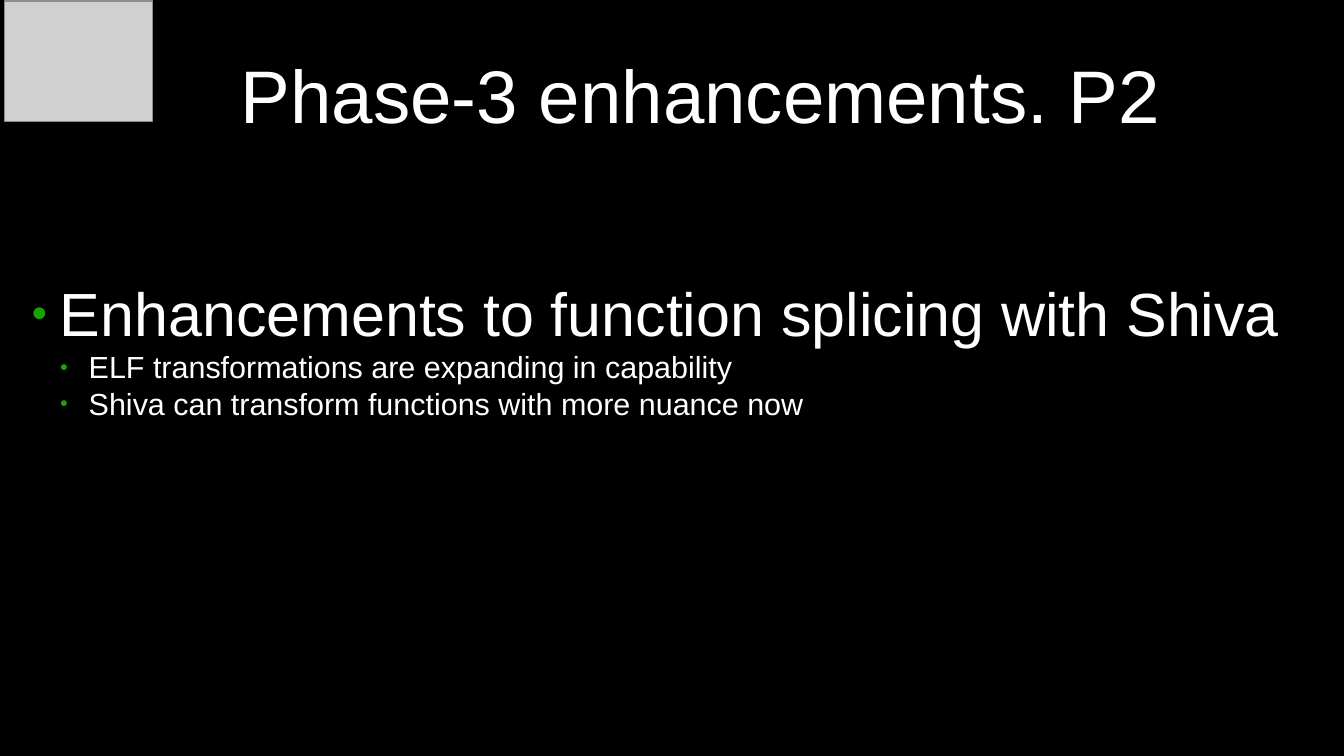
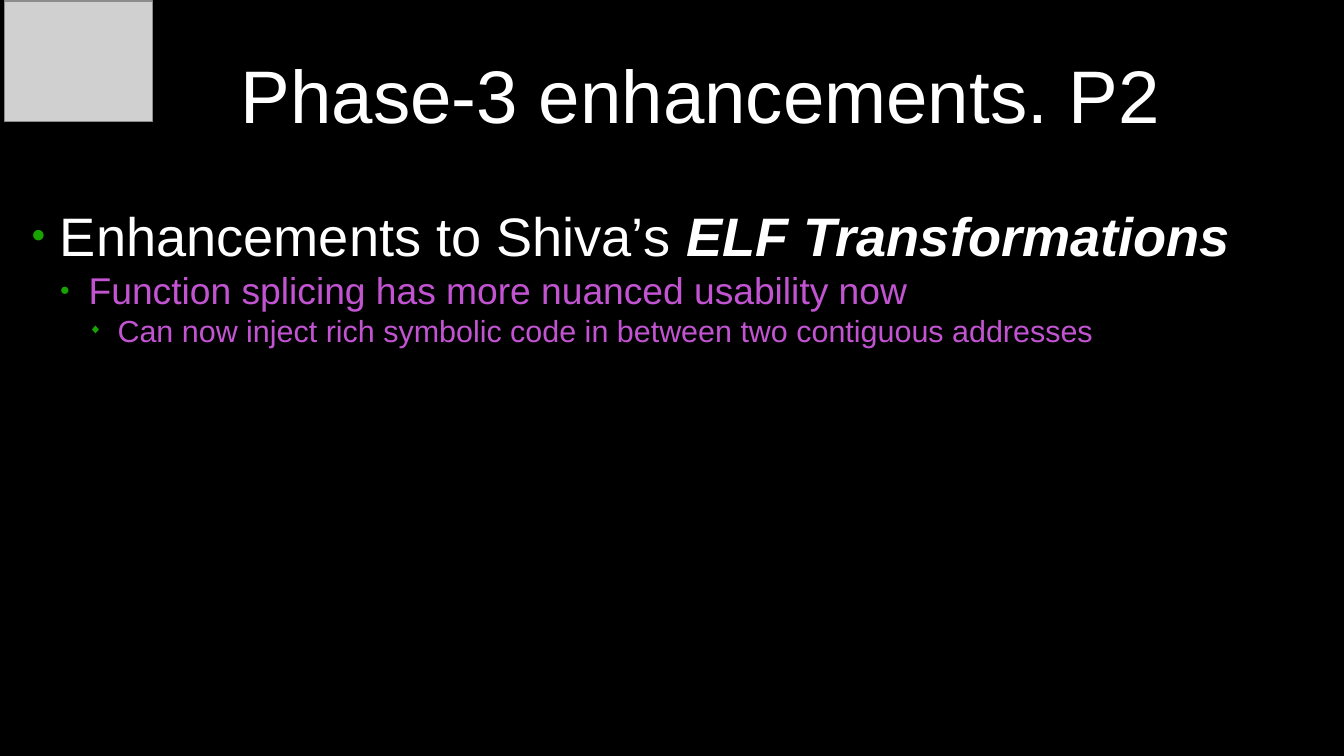
Before and after one commit to elfmaster/shiva_presentations, a slide deck: slide 12 of shiva-presentation-ais-darpa-oct-2023.odp (slide 11 before the commit). Drawn at 1344x756 pixels with LibreOffice and Linux fonts; fonts in the diff are those of the drawing; grey boxes stand for pictures. Boxes give left, top, right and bottom in pixels: in the first picture for what was removed or moved away, otherwise in the second. Text is boxed around its words. In the diff, an @@ line names an element or a change of style, - is before the commit and + after.

```diff
--- a/shiva-presentation-ais-darpa-oct-2023.odp
+++ b/shiva-presentation-ais-darpa-oct-2023.odp
@@ text added at [60, 216, 1229, 348], 18 pt, text #C254D2 @@
+● Enhancements to Shiva’s ELF Transformations
+  ● Function splicing has more nuanced usability now
+    ◆ Can now inject rich symbolic code in between two contiguous addresses
@@ text removed at [60, 291, 1278, 416] @@
-● Enhancements to function splicing with Shiva
-  ● ELF transformations are expanding in capability
-  ● Shiva can transform functions with more nuance now
```
Also in this commit, not shown: 5 slides added, 1 slide removed, 1 other file.
